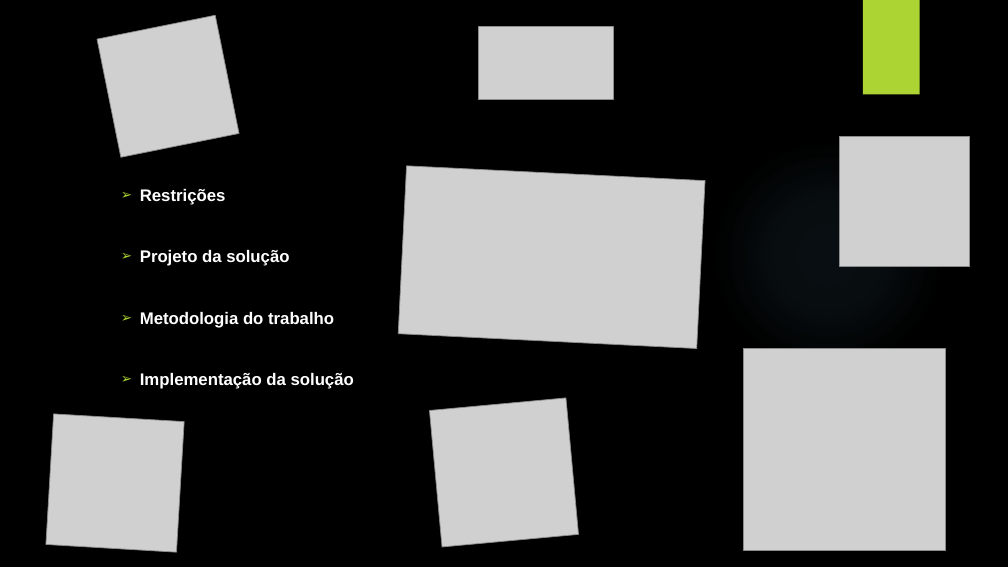
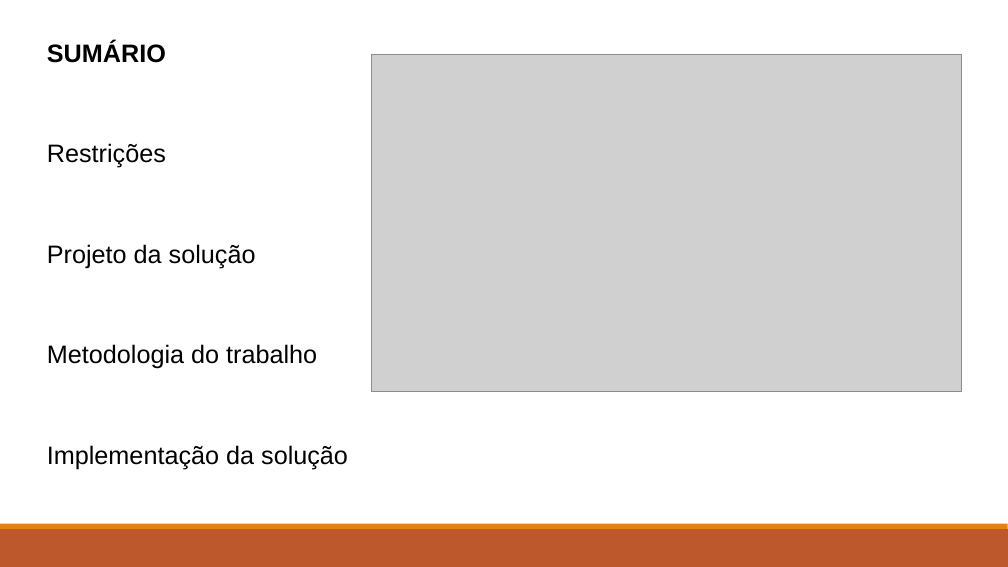
Before and after one commit to wagneramelo/tisAtlas, a slide deck: slide 2 of Documentos/Segunda apresentação TIS .pptx. Drawn at 1008x567 pixels with LibreOffice and Linux fonts; fonts in the diff are those of the drawing; grey boxes stand for pictures; background and template pictures are left out. Boxes give left, top, right and bottom in pixels: in the first picture for what was removed or moved away, otherwise in the second. Text is boxed around its words. In the diff, an @@ line names an element or a change of style, - is before the commit and + after.

```diff
--- a/Documentos/Segunda apresentação TIS .pptx
+++ b/Documentos/Segunda apresentação TIS .pptx
@@ background picture (left out) to #FFFFFF @@
@@ picture removed at (97,15,239,157) @@
@@ picture removed at (479,26,613,99) @@
@@ rectangle removed at (863,0,920,95) @@
@@ text at (47,41,166,63): paragraph added @@
+      SUMÁRIO
@@ picture added at (372,54,962,391) @@
@@ text at (47,143,348,469): size 16 to 24 pt, text colour #FFFFFF to #000000, bold off; bullet ➢ to none; line spacing 1 to 0.9; less space between paragraphs @@
@@ ellipse removed at (712,138,944,371) @@
@@ picture removed at (839,136,969,266) @@
@@ picture removed at (398,166,705,348) @@
@@ picture removed at (743,349,945,551) @@
@@ picture removed at (46,414,184,553) @@
@@ picture removed at (430,398,578,547) @@
@@ rectangle added at (0,529,1008,567), fill #BD582C @@
@@ rectangle added at (0,524,1008,529), fill #E48312 @@
```
Also in this commit, not shown: 4 other slides changed, 4 slides added, 3 slides removed, 8 other files.
